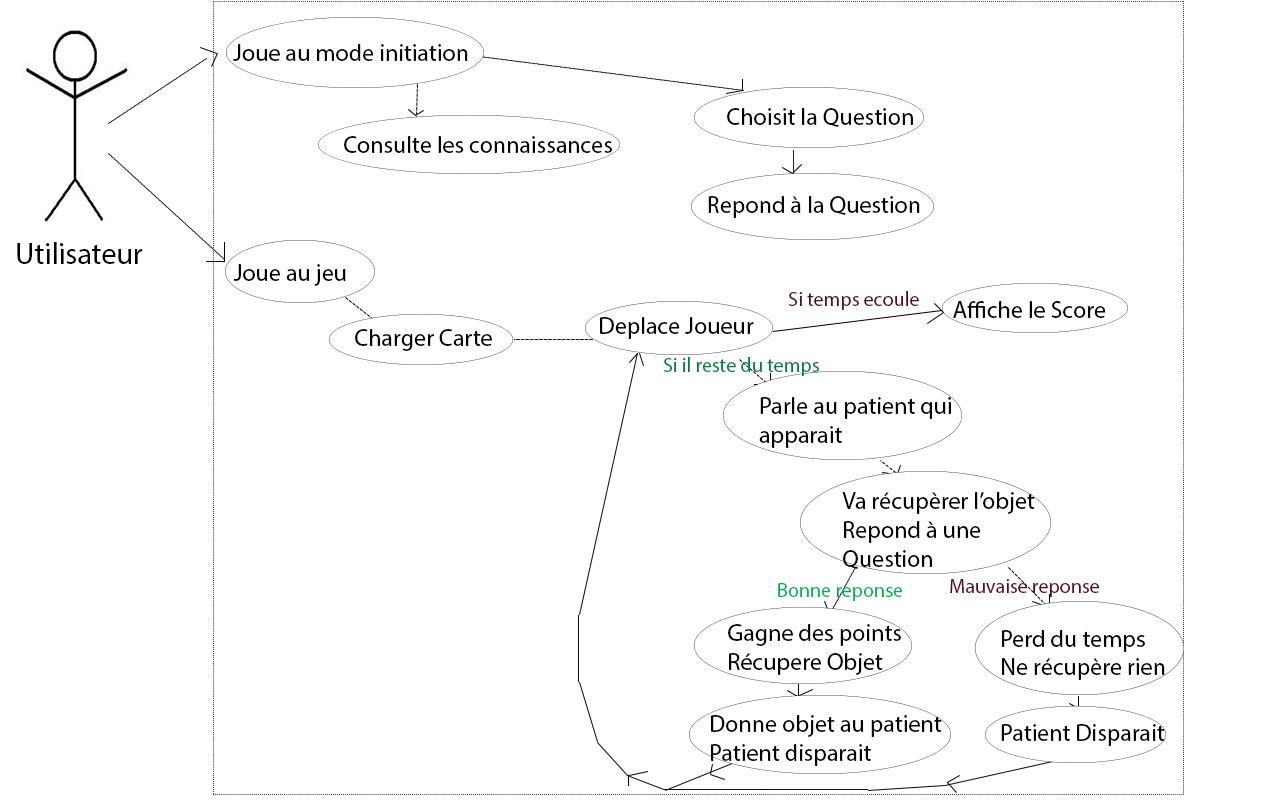
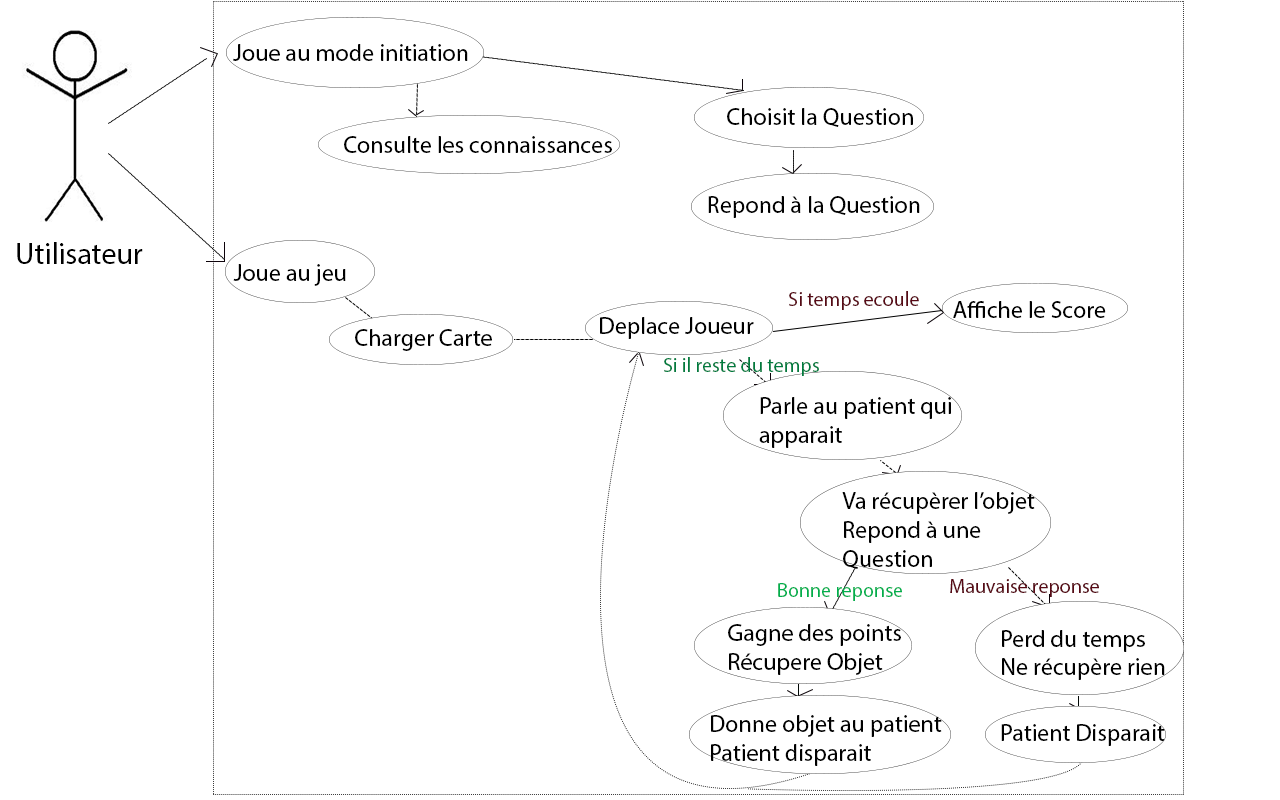
Two versions of the same layered image (1280 x 800). Layer-by-layer changes:
removed group "Fleche2" (10 layers) over (578, 353, 1053, 791)
removed layer "Forme 65" from group "Fleche2" over (665, 763, 735, 791)
removed layer "Forme 64" from group "Fleche2" over (579, 353, 638, 615)
removed layer "Forme 63" from group "Fleche2" over (578, 615, 579, 682)
removed layer "Forme 62" from group "Fleche2" over (579, 682, 598, 742)
removed layer "Forme 61" from group "Fleche2" over (597, 742, 628, 776)
removed layer "Forme 60" from group "Fleche2" over (627, 775, 664, 790)
removed layer "Forme 59" from group "Fleche2" over (664, 789, 761, 790)
removed layer "Forme 58" from group "Fleche2" over (761, 789, 868, 790)
removed layer "Forme 57" from group "Fleche2" over (868, 785, 945, 791)
removed layer "Forme 56" from group "Fleche2" over (945, 761, 1053, 786)
removed layer "Forme 55" from group "Fleches" over (710, 774, 725, 780)
removed layer "Forme 54" from group "Fleches" over (710, 764, 713, 774)
removed layer "Forme 53" from group "Fleches" over (947, 782, 957, 793)
removed layer "Forme 52" from group "Fleches" over (947, 775, 960, 783)
moved "Forme 50" out of group "Fleches", painted on it over (601, 352, 810, 789)
moved "Forme 51" out of group "Fleches", painted on it over (628, 762, 1082, 791)
painted on "Rectangle 1" over (347, 1, 1161, 795)
